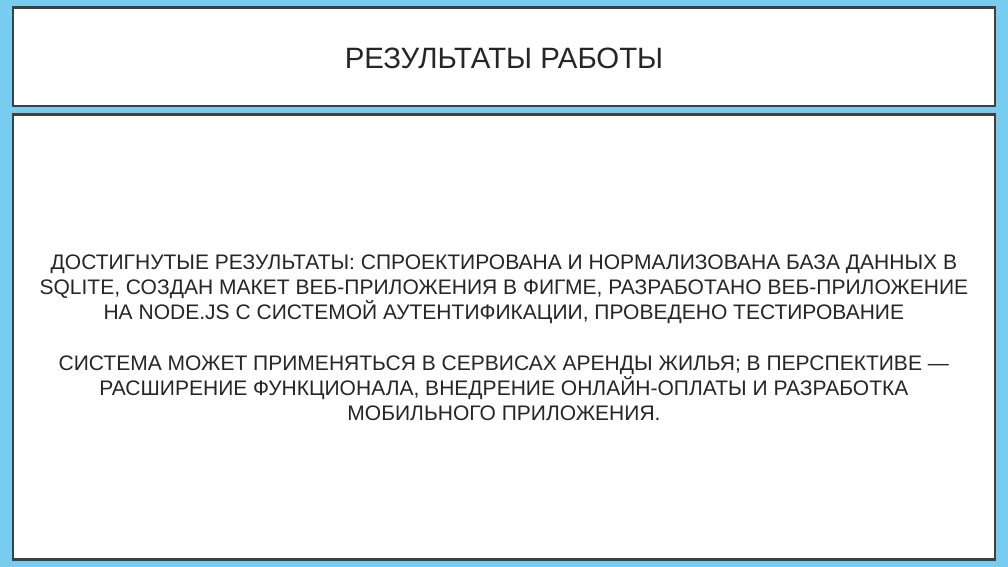
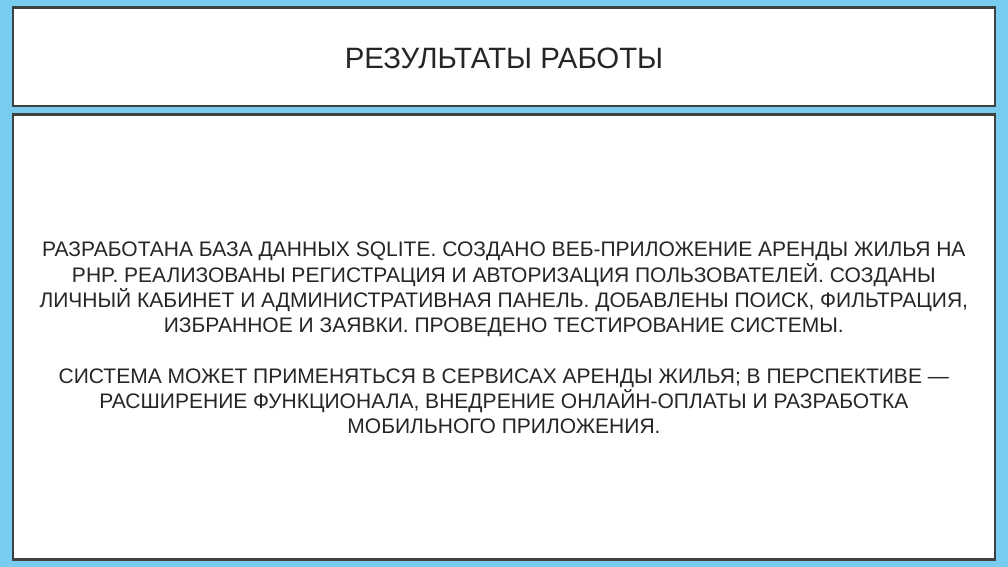
Before and after one commit to CaseBattle/231-20-tikhonenkov, a slide deck: slide 16 of курсач/курсовая/презентация.pptx. Drawn at 1008x567 pixels with LibreOffice and Linux fonts; fonts in the diff are those of the drawing. Boxes give left, top, right and bottom in pixels: in the first picture for what was removed or moved away, otherwise in the second. Text is boxed around its words. In the diff, an @@ line names an element or a change of style, - is before the commit and + after.

```diff
--- a/курсач/курсовая/презентация.pptx
+++ b/курсач/курсовая/презентация.pptx
@@ text in rectangle at box(40, 241, 968, 337): text changed @@
-ДОСТИГНУТЫЕ РЕЗУЛЬТАТЫ: СПРОЕКТИРОВАНА И НОРМАЛИЗОВАНА БАЗА ДАННЫХ В SQLITE, СОЗДАН МАКЕТ ВЕБ-ПРИЛОЖЕНИЯ В ФИГМЕ, РАЗРАБОТАНО ВЕБ-ПРИЛОЖЕНИЕ НА NODE.JS С СИСТЕМОЙ АУТЕНТИФИКАЦИИ, ПРОВЕДЕНО ТЕСТИРОВАНИЕ
+РАЗРАБОТАНА БАЗА ДАННЫХ SQLITE. СОЗДАНО ВЕБ-ПРИЛОЖЕНИЕ АРЕНДЫ ЖИЛЬЯ НА PHP. РЕАЛИЗОВАНЫ РЕГИСТРАЦИЯ И АВТОРИЗАЦИЯ ПОЛЬЗОВАТЕЛЕЙ. СОЗДАНЫ ЛИЧНЫЙ КАБИНЕТ И АДМИНИСТРАТИВНАЯ ПАНЕЛЬ. ДОБАВЛЕНЫ ПОИСК, ФИЛЬТРАЦИЯ, ИЗБРАННОЕ И ЗАЯВКИ. ПРОВЕДЕНО ТЕСТИРОВАНИЕ СИСТЕМЫ.
```
Also in this commit, not shown: 11 other slides changed, 1 slide added, 1 slide removed, 4 other files.
